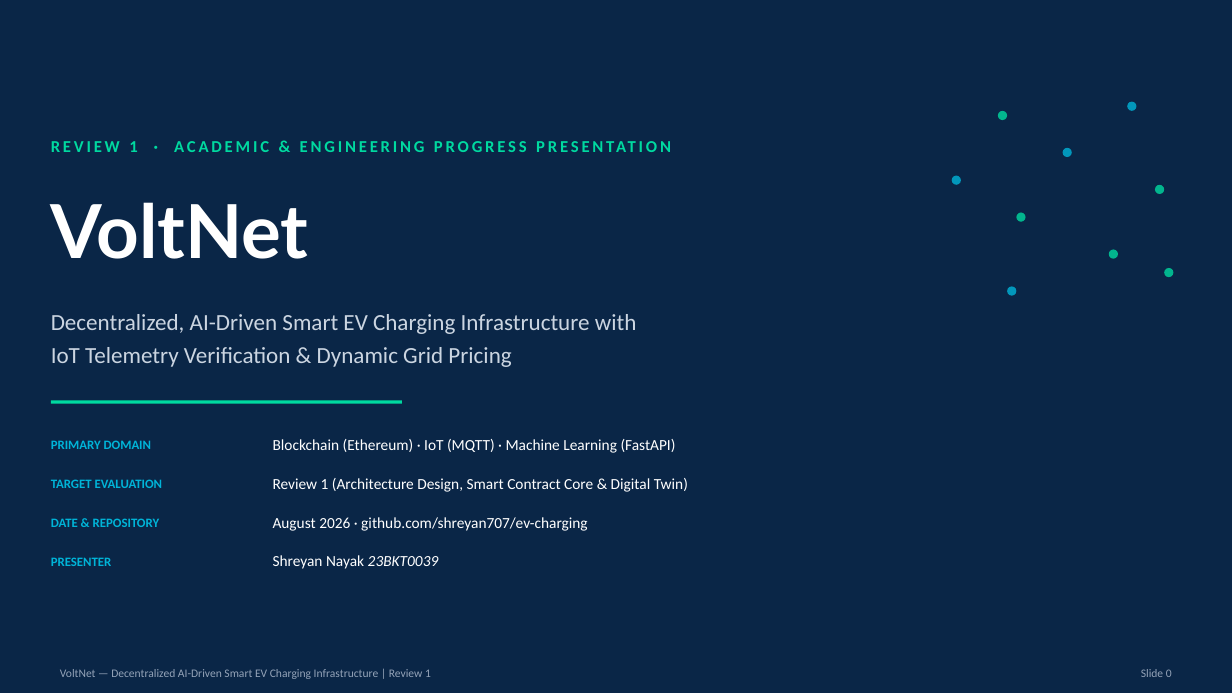
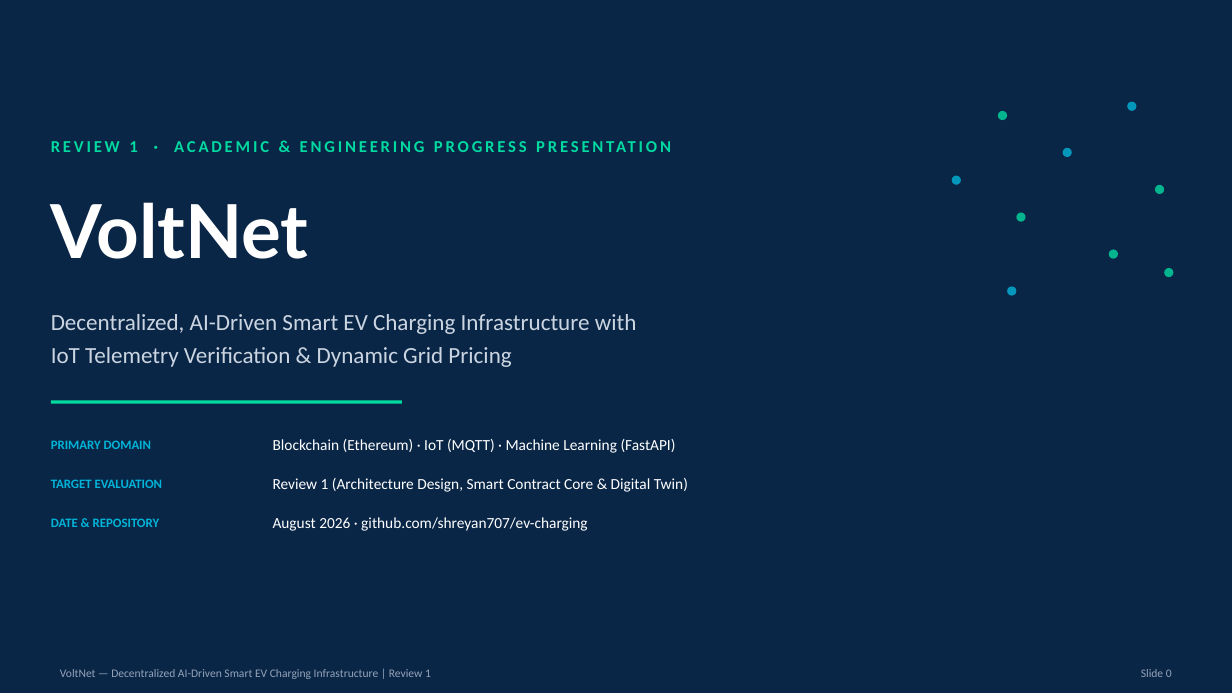
Before and after one commit to shreyan707/ev-charging, a slide deck: slide 1 of assignments/VoltNet_Review1.pptx. Drawn at 1232x693 pixels with LibreOffice and Linux fonts; fonts in the diff are those of the drawing. Boxes give left, top, right and bottom in pixels: in the first picture for what was removed or moved away, otherwise in the second. Text is boxed around its words. In the diff, an @@ line names an element or a change of style, - is before the commit and + after.

```diff
--- a/assignments/VoltNet_Review1.pptx
+++ b/assignments/VoltNet_Review1.pptx
@@ text removed at (51, 557, 112, 566) @@
-PRESENTER
@@ text removed at (273, 555, 439, 569) @@
-Shreyan Nayak 23BKT0039
```
Also in this commit, not shown: 10 other slides changed, 2 other files.
